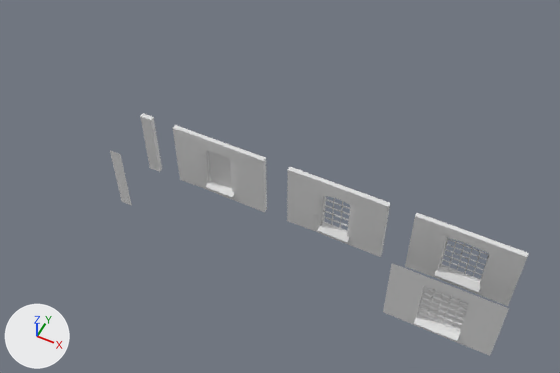
A saved change to the Blender file rnc_source_files/Apartments/apt_parts_01.blend.
Before and after are seen from a camera (50 mm lens) standing at (13.6, -17.7, 24.1) and looking at (4.6, 0.3, 1.6). The lights are fixed; the arrows at lower left show +X, +Y and +Z.

The first picture shows 'Aset_building_combined_L_wdhjehddw_00_LOD5', 'Aset_building_combined_L_wdhjehddw_01_LOD5', 'Aset_building_combined_L_wdhjehddw_02_LOD5', 'Aset_building_combined_L_wdhjehddw_03_LOD5', 'Connector', 'Plane'.
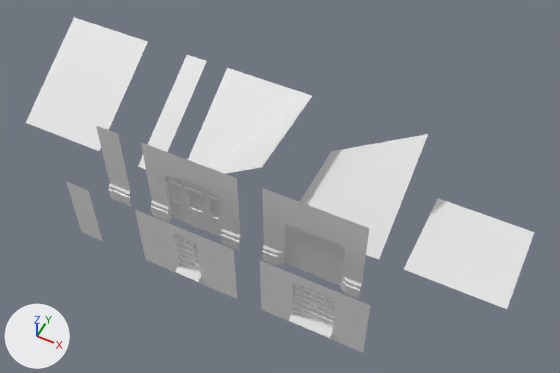
The newer file is also turned or shifted as a whole; pictures and numbers use the older file's frame.

What changed in the scene script:
```text
Change me_cube:
    where me_cube.from_pydata(...)  # 4 vertices, 1 face; spans x -0.05..0.45, y -0.05, z -0.05..2.95
    verts and faces of me_cube; kept vertices keep their numbers, new ones are numbered from 4
    me_cube part 1
    add delete_vertices([*range(0, 4)])  # with the faces that use them
    me_cube part 2
    add verts[4] = (-0.55, 1.91, -0.05)  # pixel (137, 166)
    add verts[5] = (0.45, 1.91, -0.05)
    add verts[6] = (-0.55, 6.41, 2.75)  # pixel (186, 54)
    add verts[7] = (0.45, 6.41, 2.75)  # pixel (206, 60)
    add faces += [(4, 6, 7, 5)]
Add me_plane_008:
    me_plane_008.from_pydata([(1.35, 1.35, -0.05), (1.35, 1.35, 3.95), (4.18, 4.18, -0.05), (4.18, 4.18, 3.95)], [], [(0, 1, 3, 2)])
Add me_plane_007:
    me_plane_007.from_pydata([(3.5, -0.5, 0.0), (-0.5, -0.5, 0.0), (-0.5, 4.0, 0.0), (3.5, 4.0, 2.8)], [], [(1, 2, 3), (3, 0, 1)])
Add me_plane_006:
    me_plane_006.from_pydata([(3.5, -0.5, 2.8), (-0.5, -0.5, 0.0), (-0.5, 4.0, 2.8), (3.5, 4.0, 2.8)], [], [(1, 2, 3), (3, 0, 1)])
Add me_plane_005:
    me_plane_005.from_pydata([(-0.5, -0.5, 0.0), (3.5, -0.5, 0.0), (-0.5, 4.0, 2.8), (3.5, 4.0, 2.8)], [], [(1, 0, 2, 3)])
Add me_cube_1:
    me_cube_1.from_pydata([(-0.55, -0.05, -0.05), (-0.55, -0.05, 2.95), (0.45, -0.05, -0.05), (0.45, -0.05, 2.95)], [], [(2, 3, 1, 0)])
Change ob_pillar:
    remove ob_pillar.hide_set(True)  # its collection is switched off
Change ob_peopledoor:
    remove ob_peopledoor.hide_set(True)  # its collection is switched off
Change ob_garagedoor:
    remove ob_garagedoor.hide_set(True)  # its collection is switched off
Remove ob_aset_building_combined_l_wdhjehddw_00_lod5:
    ob_aset_building_combined_l_wdhjehddw_00_lod5 = bpy.data.objects.new('Aset_building_combined_L_wdhjehddw_00_LOD5', me_aset_building_combined_l_wdhjehddw_00_lod5)
Remove ob_aset_building_combined_l_wdhjehddw_01_lod5:
    ob_aset_building_combined_l_wdhjehddw_01_lod5 = bpy.data.objects.new('Aset_building_combined_L_wdhjehddw_01_LOD5', me_aset_building_combined_l_wdhjehddw_01_lod5)
Remove ob_aset_building_combined_l_wdhjehddw_02_lod5:
    ob_aset_building_combined_l_wdhjehddw_02_lod5 = bpy.data.objects.new('Aset_building_combined_L_wdhjehddw_02_LOD5', me_aset_building_combined_l_wdhjehddw_02_lod5)
Remove ob_aset_building_combined_l_wdhjehddw_03_lod5:
    ob_aset_building_combined_l_wdhjehddw_03_lod5 = bpy.data.objects.new('Aset_building_combined_L_wdhjehddw_03_LOD5', me_aset_building_combined_l_wdhjehddw_03_lod5)
Change ob_plane:
    ob_plane: bpy.data.objects.new('Plane', me_plane) -> bpy.data.objects.new('Plane', me_plane_008)
Add ob_outer_corner:
    ob_outer_corner = bpy.data.objects.new('Outer Corner', me_plane_007)
    ob_outer_corner.location = (5.5, 0.36, 0.0)
Add ob_inner_corner:
    ob_inner_corner = bpy.data.objects.new('Inner Corner', me_plane_006)
    ob_inner_corner.location = (0.5, 0.36, 0.0)
Add ob_flat_piece:
    ob_flat_piece = bpy.data.objects.new('Flat Piece', me_plane_005)
    ob_flat_piece.location = (-7.5, 0.36, 0.0)
Add ob_smallwindow:
    ob_smallwindow = bpy.data.objects.new('SmallWindow', me_plane_002)  # 100 vertices, 54 faces; spans x -2.28..-0.16, y -0.16..1.97, z -0.05..3.95
    ob_smallwindow.location = (1.05, -3.92, 0.0)
    ob_smallwindow.rotation_euler = (1.571, 0.785, 1.571)  # degrees (90, 45, 90)
Add ob_bigwindow:
    ob_bigwindow = bpy.data.objects.new('BigWindow', me_plane)
    ob_bigwindow.location = (6.05, -3.92, 0.0)
    ob_bigwindow.rotation_euler = (1.571, 0.785, 1.571)  # degrees (90, 45, 90)
Add ob_connector_001:
    ob_connector_001 = bpy.data.objects.new('Connector.001', me_cube_1)
    ob_connector_001.location = (-1.45, -4.09, 0.05)
```

Where the change shows, as pixel boxes [x1, y1, x2, y2] in the pictures (560 x 373 px):
'Plane', reshaped (19% taller)
    before: [383, 263, 509, 356]
    after: [404, 198, 535, 309]
'Flat Piece', added
    after: [26, 17, 148, 151]
'Outer Corner', added
    after: [299, 134, 428, 260]
'Inner Corner', added
    after: [188, 68, 312, 174]
'GarageDoor', shown
    after: [262, 188, 370, 299]
'PeopleDoor', shown
    after: [141, 142, 240, 250]
'Aset_building_combined_L_wdhjehddw_03_LOD5', deleted
    before: [405, 213, 529, 306]
'BigWindow', added
    after: [260, 261, 371, 353]
'Aset_building_combined_L_wdhjehddw_02_LOD5', deleted
    before: [287, 167, 390, 257]
'Aset_building_combined_L_wdhjehddw_01_LOD5', deleted
    before: [173, 125, 267, 212]
'SmallWindow', added
    after: [135, 210, 237, 299]
'Connector', reshaped (204% wider, 102% taller)
    before: [110, 150, 132, 206]
    after: [138, 55, 207, 169]
'Pillar', shown
    after: [96, 126, 131, 206]
'Connector.001', added
    after: [66, 181, 102, 241]
'Aset_building_combined_L_wdhjehddw_00_LOD5', deleted
    before: [140, 113, 162, 172]
part 1 of me_cube, deleted
    before: [110, 150, 132, 206]
part 2 of me_cube, added
    after: [138, 55, 207, 169]
